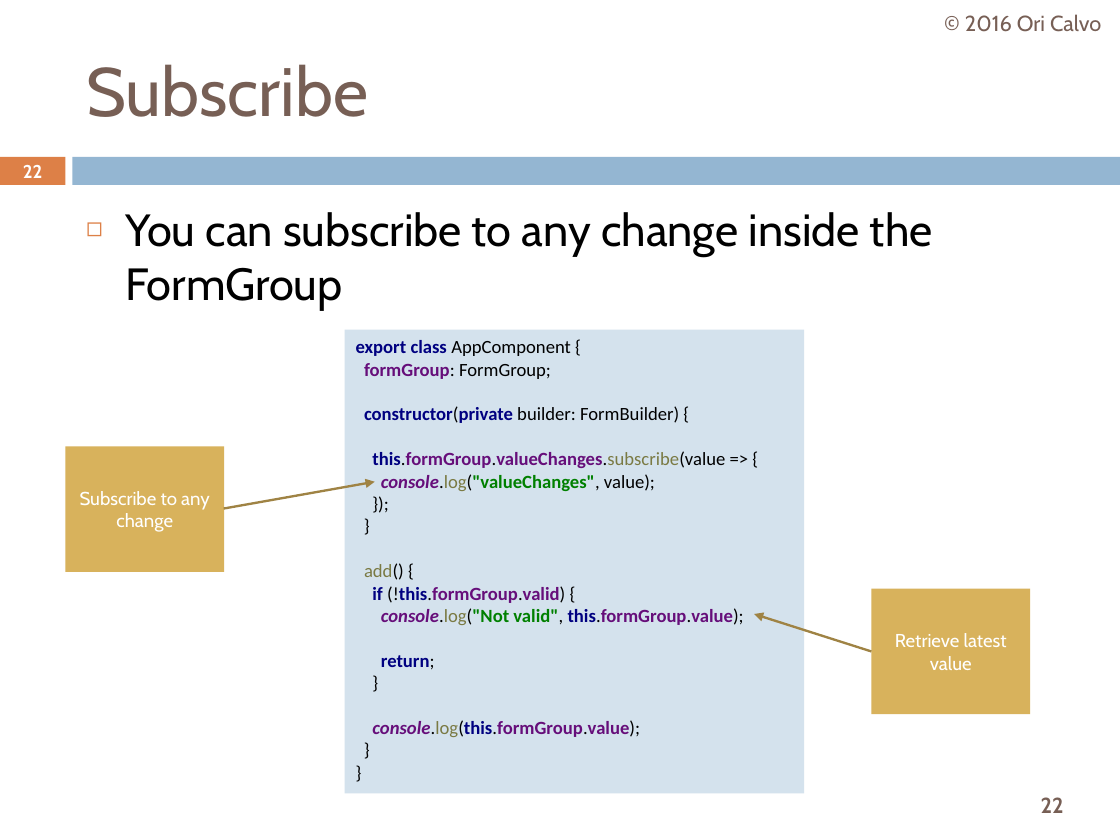
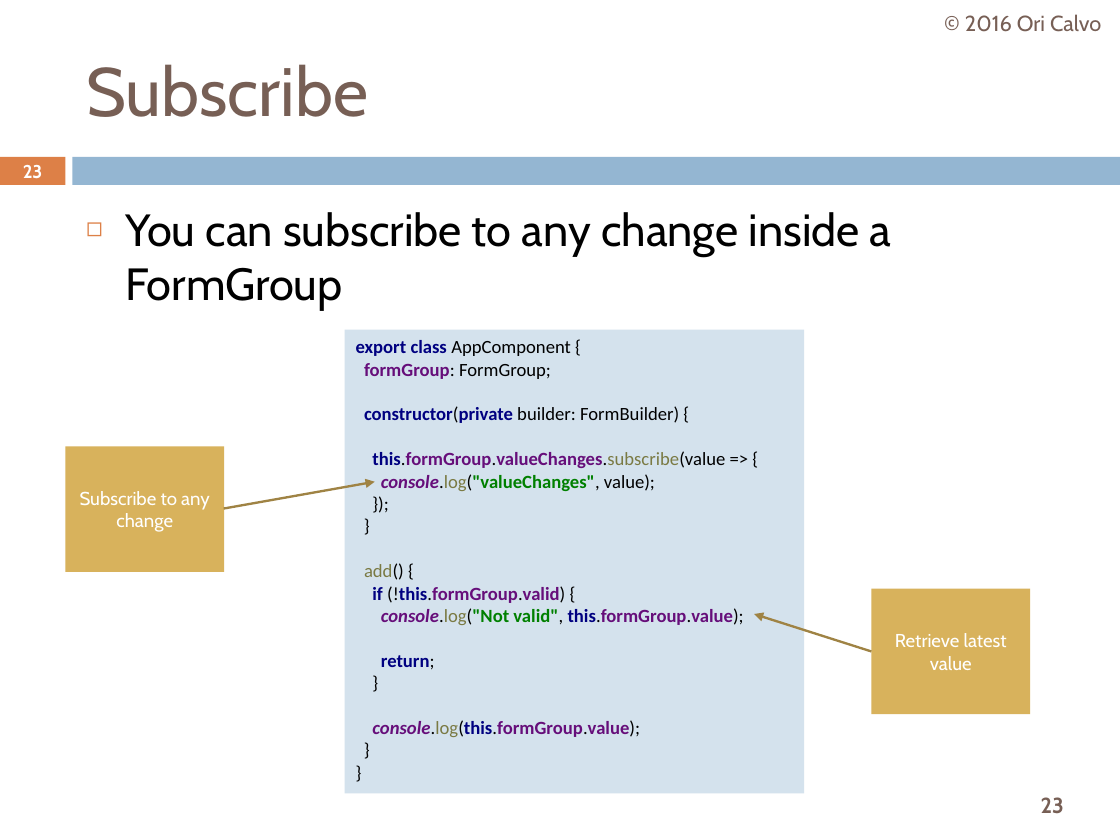
Before and after one commit to oricalvo/course-angular, a slide deck: slide 23 of PPTs/08 Forms.pptx (slide 22 before the commit). Drawn at 1120x840 pixels with LibreOffice and Linux fonts; fonts in the diff are those of the drawing. Boxes give left, top, right and bottom in pixels: in the first picture for what was removed or moved away, otherwise in the second. Text is boxed around its words. In the diff, an @@ line names an element or a change of style, - is before the commit and + after.

```diff
--- a/PPTs/08 Forms.pptx
+++ b/PPTs/08 Forms.pptx
@@ page number at box(23, 165, 43, 179): text changed @@
-22
+23
@@ text at box(125, 212, 892, 311): text changed @@
-◻ You can subscribe to any change inside the FormGroup
+◻ You can subscribe to any change inside a FormGroup
@@ page number at box(1041, 797, 1064, 814): text changed @@
-22
+23
```
Also in this commit, not shown: 10 other slides changed, 1 slide added, 2 other files.
